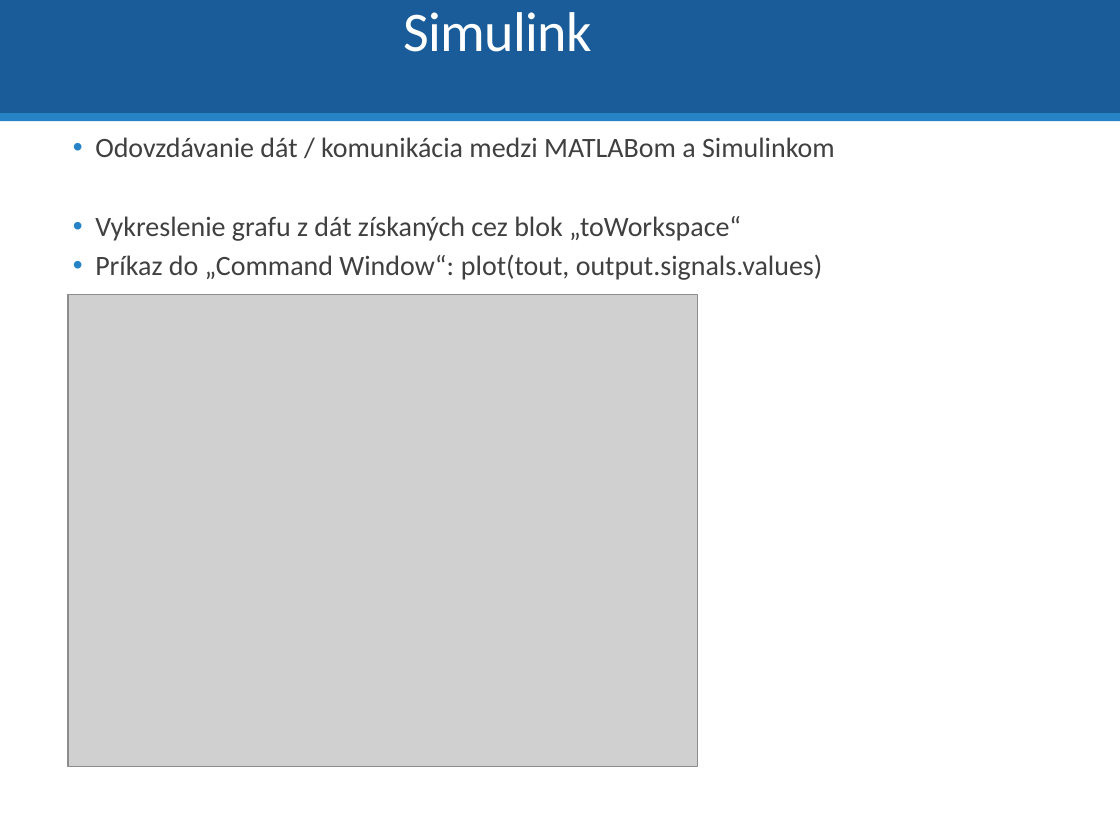
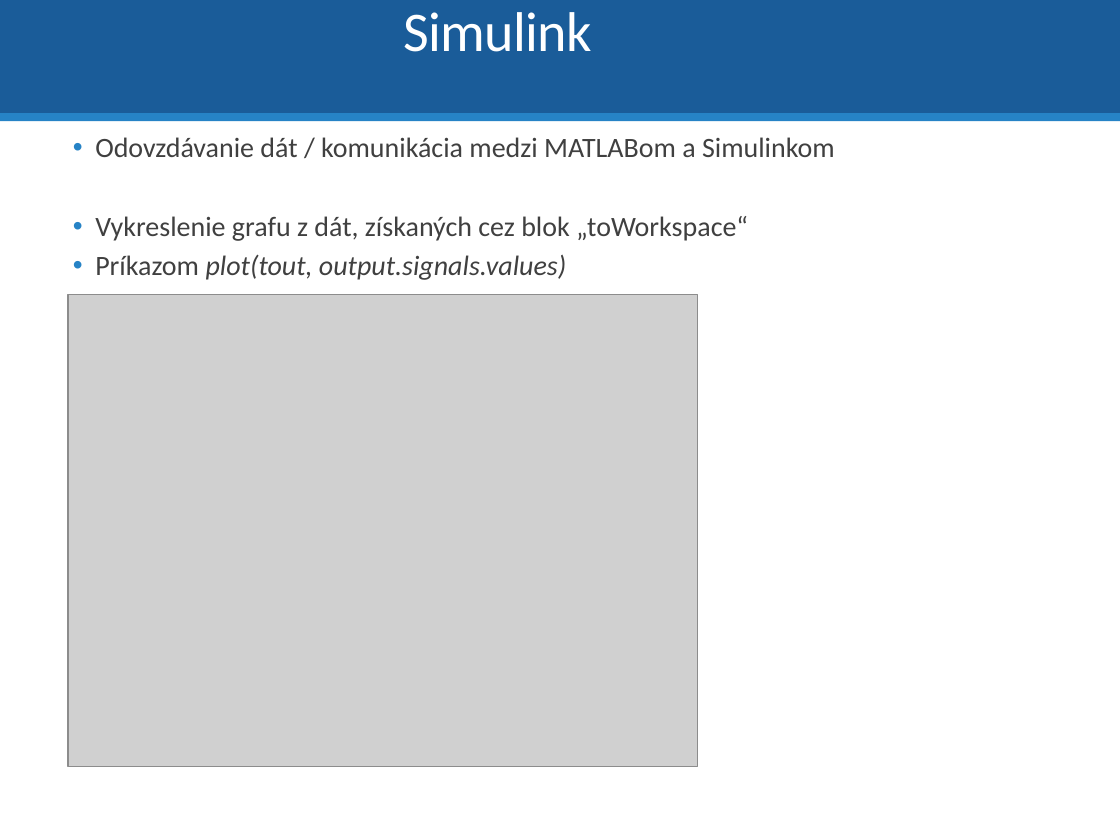
Before and after one commit to dodekm/TeamProjektKybernetika, a slide deck: slide 45 of Nove prednasky/P0_Opakovanie_Matlab_Simulink.pptx (slide 41 before the commit). Drawn at 1120x840 pixels with LibreOffice and Linux fonts; fonts in the diff are those of the drawing; grey boxes stand for pictures. Boxes give left, top, right and bottom in pixels: in the first picture for what was removed or moved away, otherwise in the second. Text is boxed around its words. In the diff, an @@ line names an element or a change of style, - is before the commit and + after.

```diff
--- a/Nove prednasky/P0_Opakovanie_Matlab_Simulink.pptx
+++ b/Nove prednasky/P0_Opakovanie_Matlab_Simulink.pptx
@@ text at <box>95,216,748,280</box>: text changed @@
-  • Vykreslenie grafu z dát získaných cez blok „toWorkspace“
-  • Príkaz do „Command Window“: plot(tout, output.signals.values)
+  • Vykreslenie grafu z dát, získaných cez blok „toWorkspace“
+  • Príkazom plot(tout, output.signals.values)
```
Also in this commit, not shown: 28 other slides changed, 8 slides added, 4 slides removed, 1 other file.
